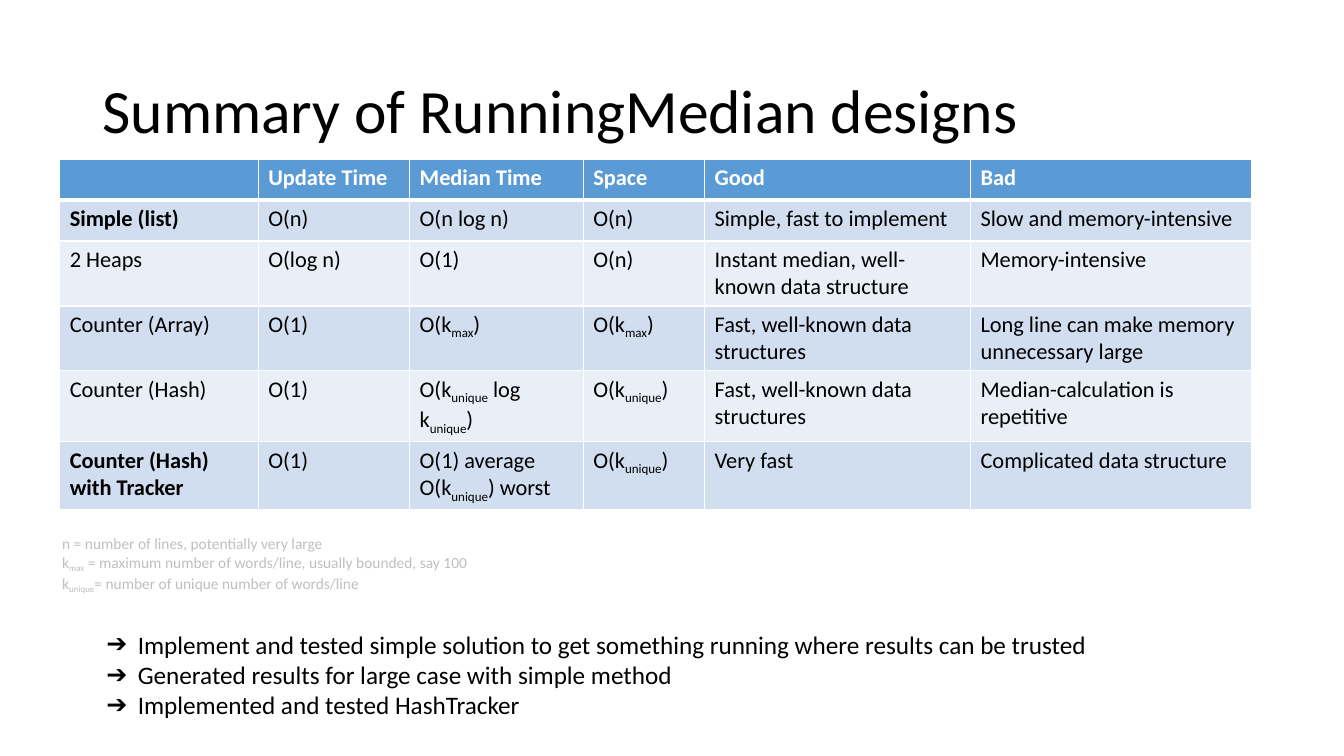
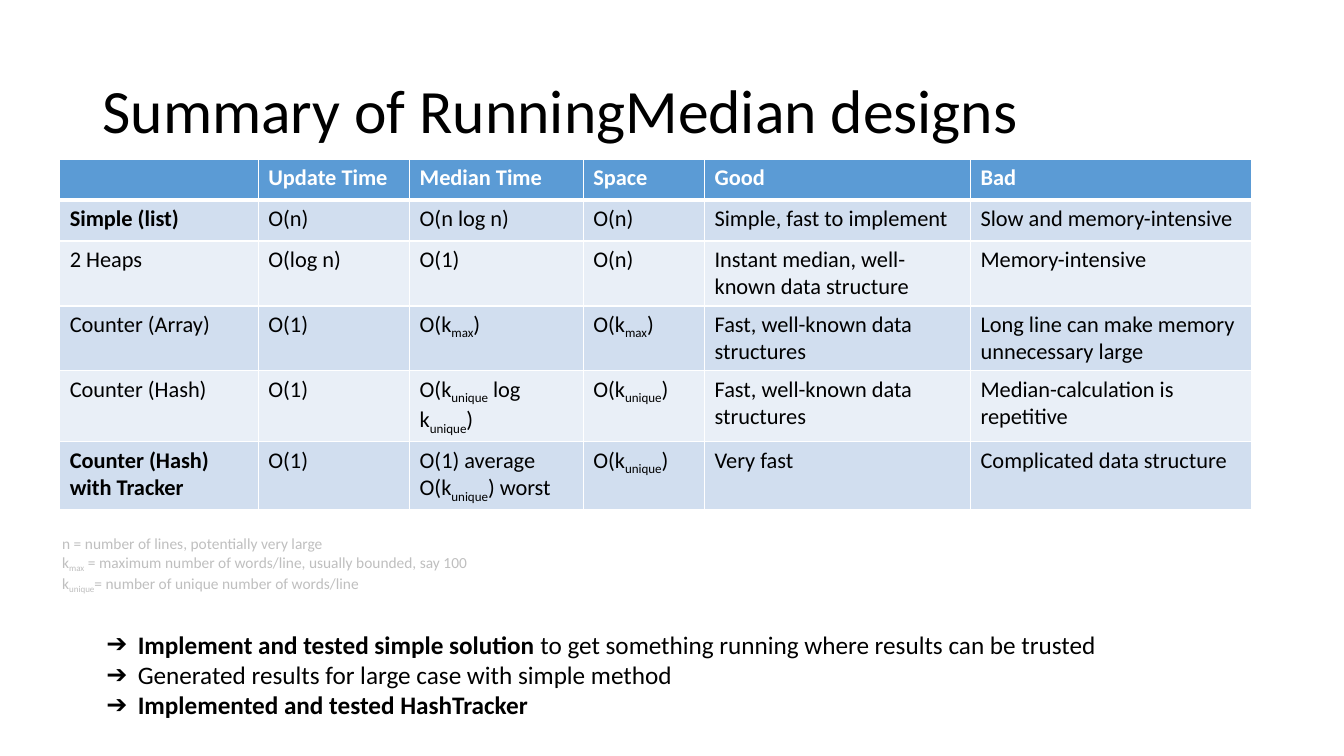
Before and after one commit to lazyradish/Insight-Coding-Challenge, a slide deck: slide 13 of doc/CodingChallenge.pptx. Drawn at 1344x756 pixels with LibreOffice and Linux fonts; fonts in the diff are those of the drawing. Boxes give left, top, right and bottom in pixels: in the first picture for what was removed or moved away, otherwise in the second. Text is boxed around its words. In the diff, an @@ line names an element or a change of style, - is before the commit and + after.

```diff
--- a/doc/CodingChallenge.pptx
+++ b/doc/CodingChallenge.pptx
@@ text at <box>138,636,1095,718</box>: bold on in "Implement and tested simple solution", "Implemented and tested HashTracker" @@
```
Also in this commit, not shown: 8 other slides changed, 1 other file.
